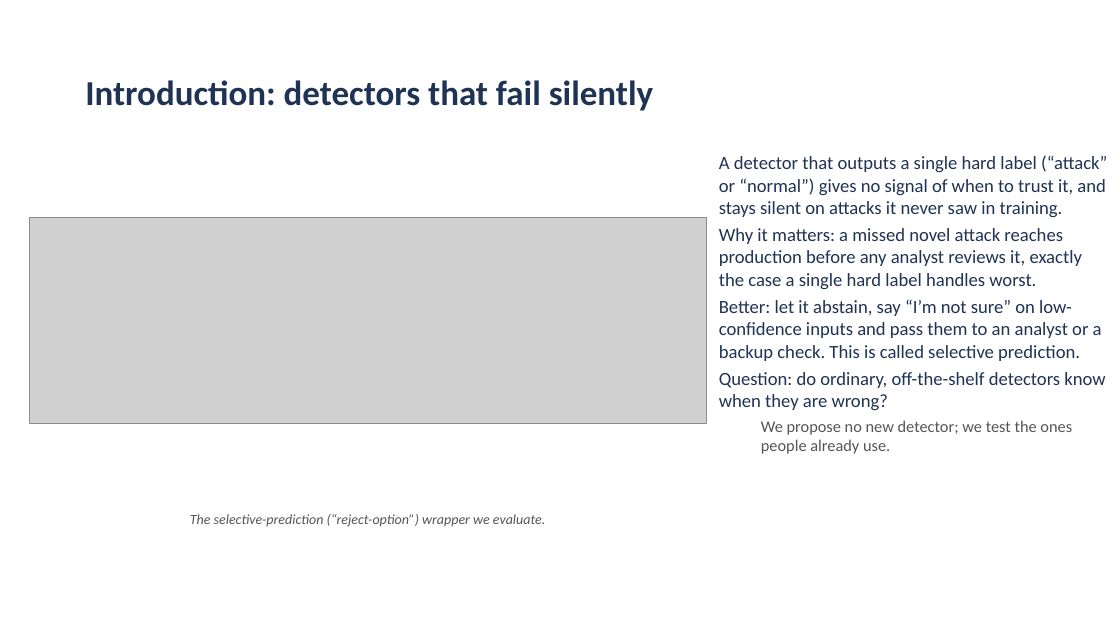
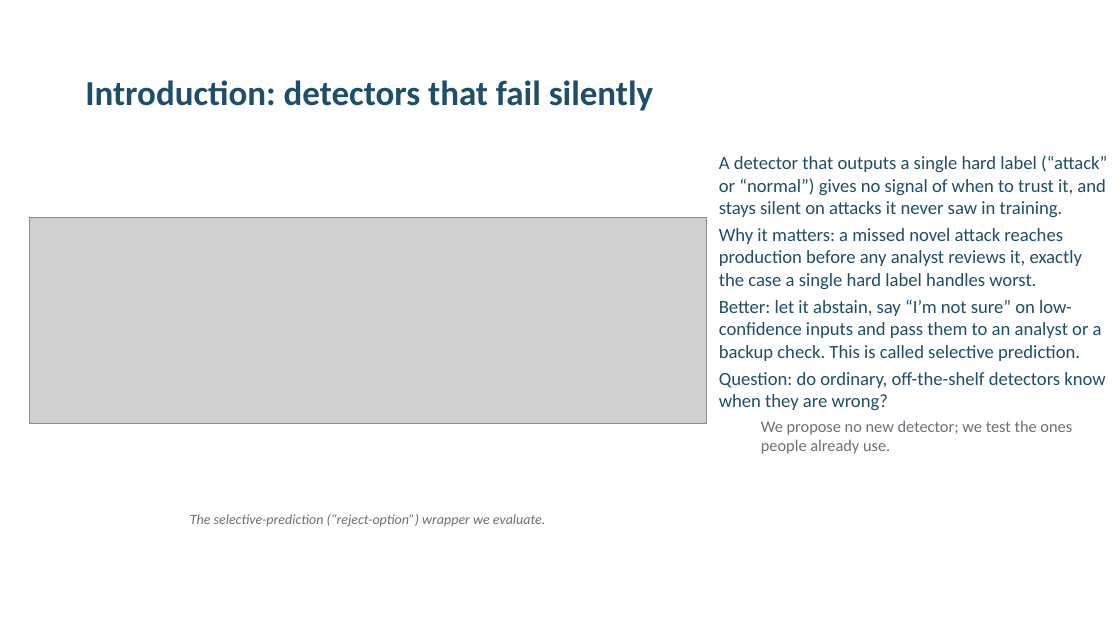
Before and after one commit to aiparallel0/chaoscrypt, a slide deck: slide 2 of papers/paper2-ids-selective/presentation.pptx. Drawn at 1120x630 pixels with LibreOffice and Linux fonts; fonts in the diff are those of the drawing; grey boxes stand for pictures; background and template pictures are left out. Boxes give left, top, right and bottom in pixels: in the first picture for what was removed or moved away, otherwise in the second. Text is boxed around its words. In the diff, an @@ line names an element or a change of style, - is before the commit and + after.

```diff
--- a/papers/paper2-ids-selective/presentation.pptx
+++ b/papers/paper2-ids-selective/presentation.pptx
@@ title "Introduction: detectors that fail silently" at (85,80,653,111): text colour #1F3355 to #1F4E6B @@
@@ text "A detector that outputs a ..." at (719,155,1107,454): text colour #1F3355 to #1F4E6B in "A detector that outputs a single hard ...", "Why it matters: a missed novel attack ...", "Better: let it abstain, say “I’m not ...", "Question: do ordinary, off-the-shelf detectors know when ..."; text colour #555555 to #6B7079 in "We propose no new detector; we test ..." @@
@@ text "The selective-prediction (“reject-option”) wrapper we ..." at (190,514,545,527): text colour #555555 to #6B7079 @@
```
Also in this commit, not shown: 19 other slides changed, 2 other files.
